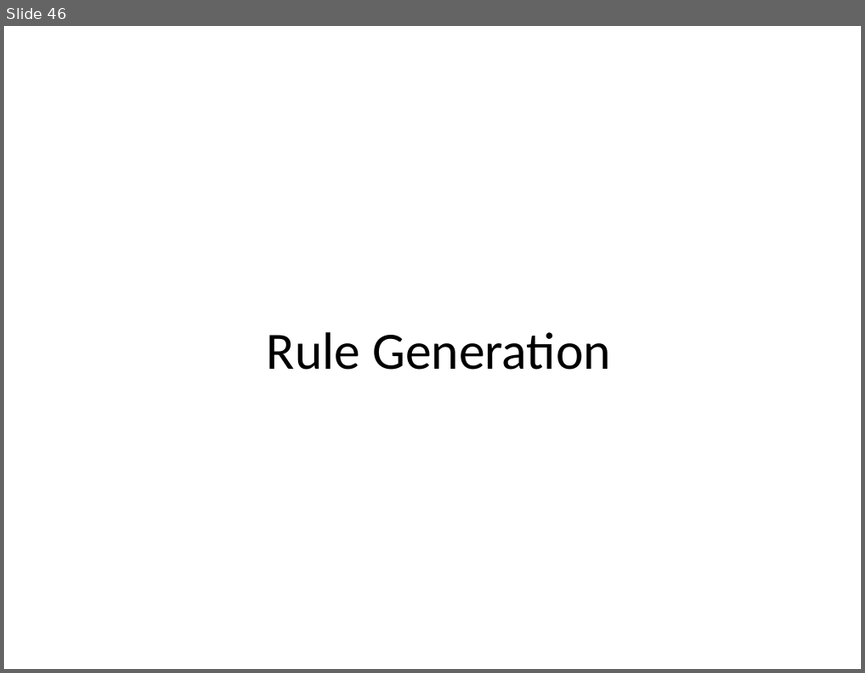
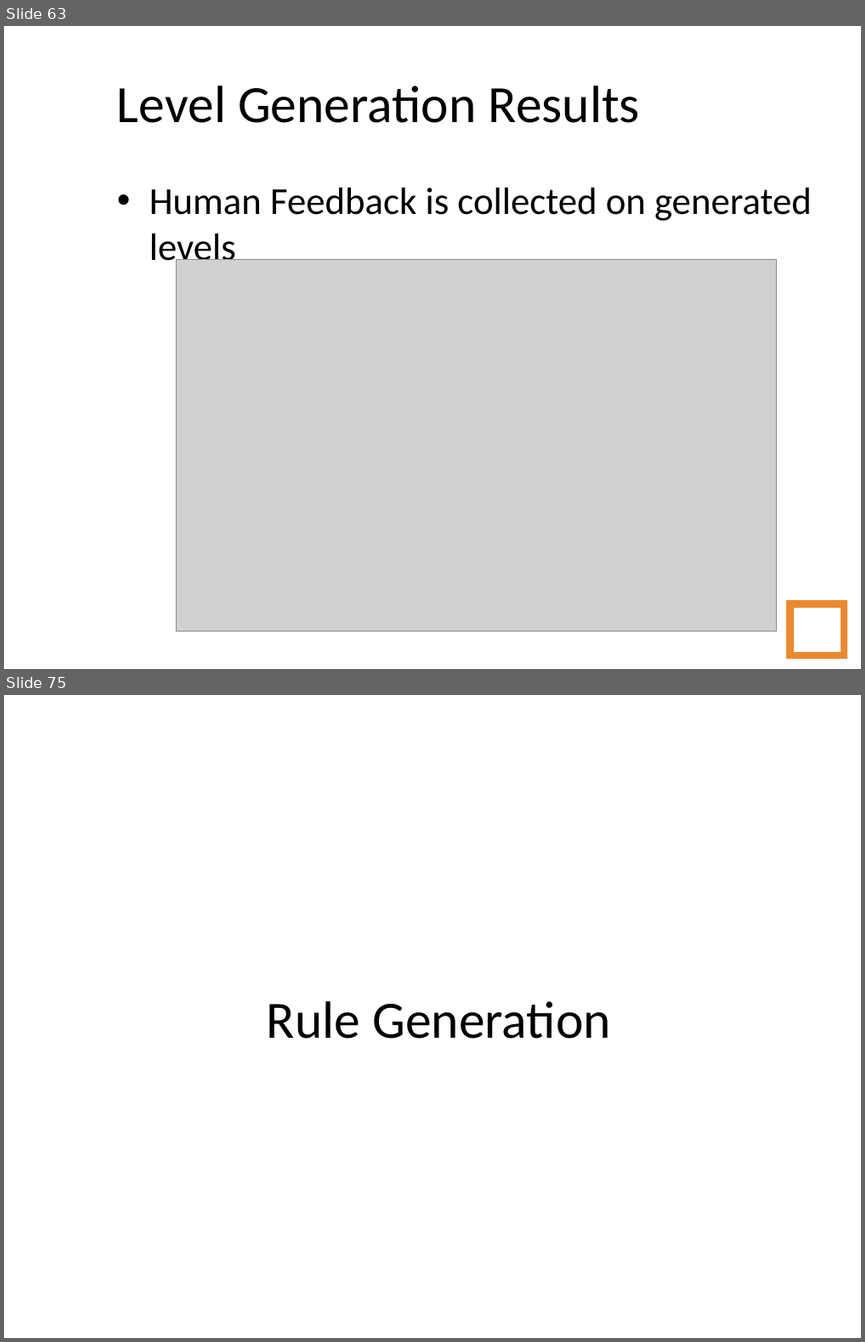
Before and after one commit to amidos2006/Automatic-Game-Script-Generation, a slide deck: Presentation/Automatic Game Script Generation.ppt. Shown one above the other, each under a label of ours: slide 46 before the commit, slides 63 and 75 after it; the slides between them are not shown. The pictures are 865x673 and 865x1342 pixels, drawn with LibreOffice and Linux fonts; fonts in the diff are those of the drawing; grey boxes stand for pictures; background and template pictures are left out. Boxes give left, top, right and bottom in pixels: in the first picture for what was removed or moved away, otherwise in the second. Text is boxed around its words. In the diff, an @@ line names an element or a change of style, - is before the commit and + after.

```diff
--- a/Presentation/Automatic Game Script Generation.ppt
+++ b/Presentation/Automatic Game Script Generation.ppt
@@ slide 63 added at bbox=[4, 26, 861, 669], background picture (left out) @@
@@ title added at bbox=[117, 86, 640, 123], 44 pt, text #000000 @@
+Level Generation Results
@@ text added at bbox=[149, 188, 812, 270], 32 pt, text #000000 @@
+• Human Feedback is collected on generated levels
@@ picture added at bbox=[177, 260, 776, 631] @@
@@ page number added at bbox=[789, 603, 844, 655], outline #EB8931 6.01 pt, 14 pt, text #FFFFFF @@
+63
@@ what was slide 46 is now slide 75 @@
```
Also in this commit, not shown: 3 slides changed, 43 other slides added, 5 slides removed, 35 other files.
